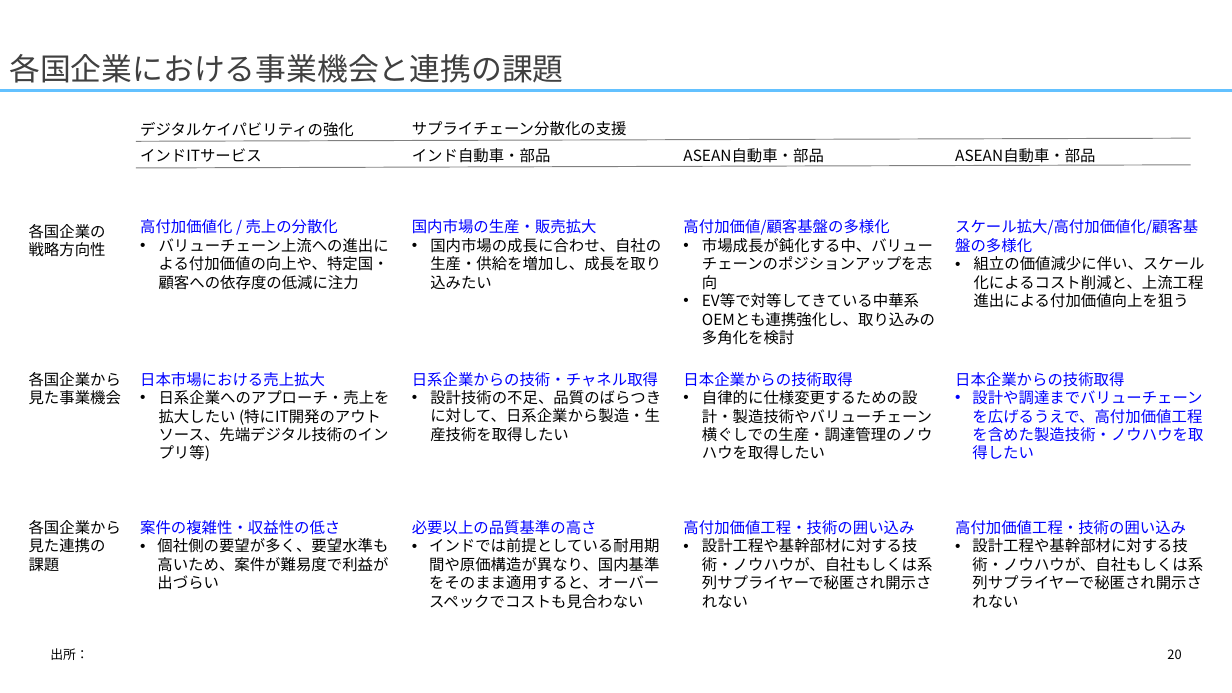
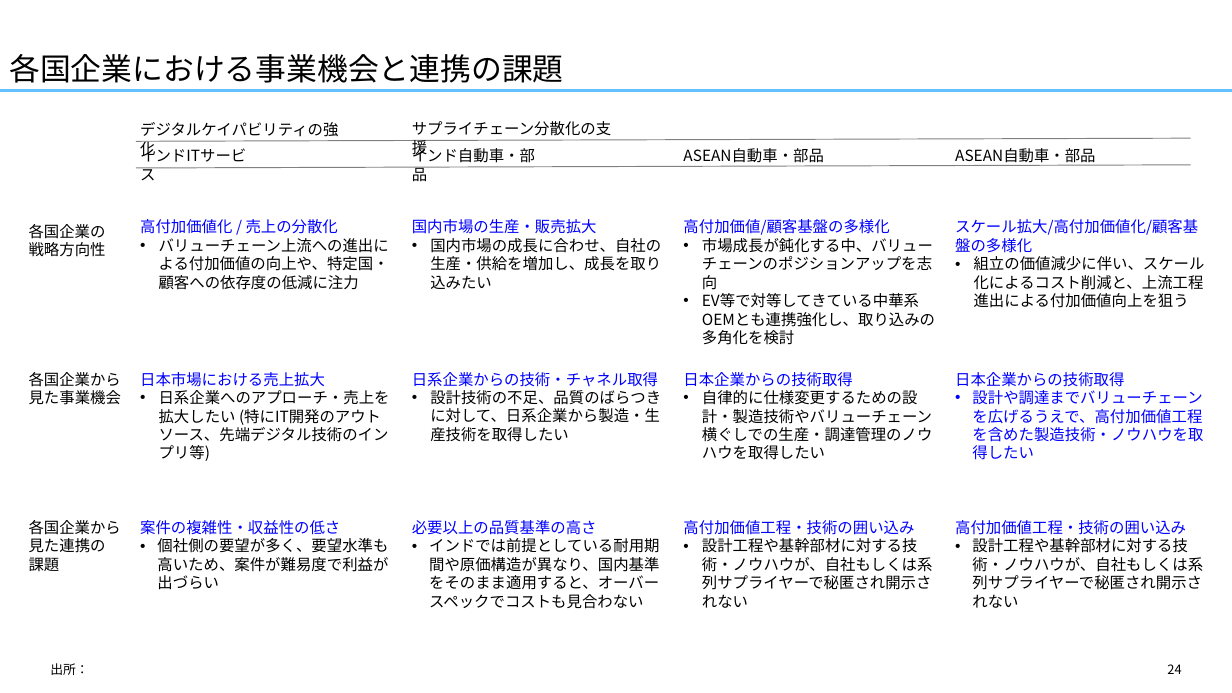
Before and after one commit to yuzucha16/dotfiles, a slide deck: slide 24 of office/Blank.potx (slide 20 before the commit). Drawn at 1232x693 pixels with LibreOffice and Linux fonts; fonts in the diff are those of the drawing. Boxes give left, top, right and bottom in pixels: in the first picture for what was removed or moved away, otherwise in the second. Text is boxed around its words. In the diff, an @@ line names an element or a change of style, - is before the commit and + after.

```diff
--- a/office/Blank.potx
+++ b/office/Blank.potx
@@ title "各国企業における事業機会と連携の課題" at (9,54,563,83): text colour #404040 to #000000 @@
@@ text "サプライチェーン分散化の支援" rewrapped from (412,121,627,136) to (412,121,611,136) @@
@@ text "インドITサービス" rewrapped from (140,148,262,162) to (140,146,246,162) @@
@@ text "デジタルケイパビリティの強化" rewrapped from (140,122,354,137) to (140,122,338,137) @@
@@ text "インド自動車・部品" rewrapped from (412,148,551,163) to (412,146,535,182) @@
@@ text "高付加価値工程・技術の囲い込み" rewrapped from (955,520,1203,608) to (955,520,1203,590) @@
@@ text "出所：": place and size @@
-text "出所：" at (50,648,88,660)
+text "出所：" at (50,663,88,675)
@@ page number at (1167,664,1181,674): text changed @@
-20
+24
```
Also in this commit, not shown: 24 other slides changed, 4 slides added.
